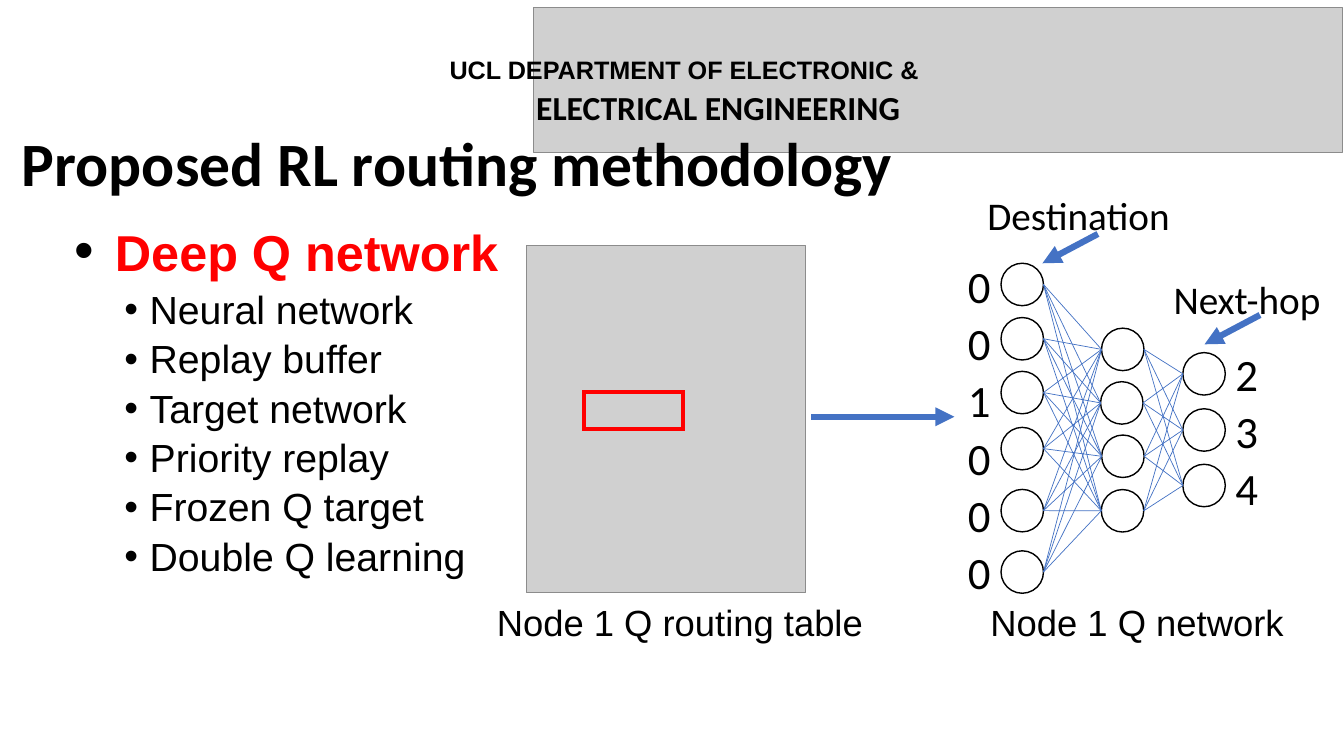
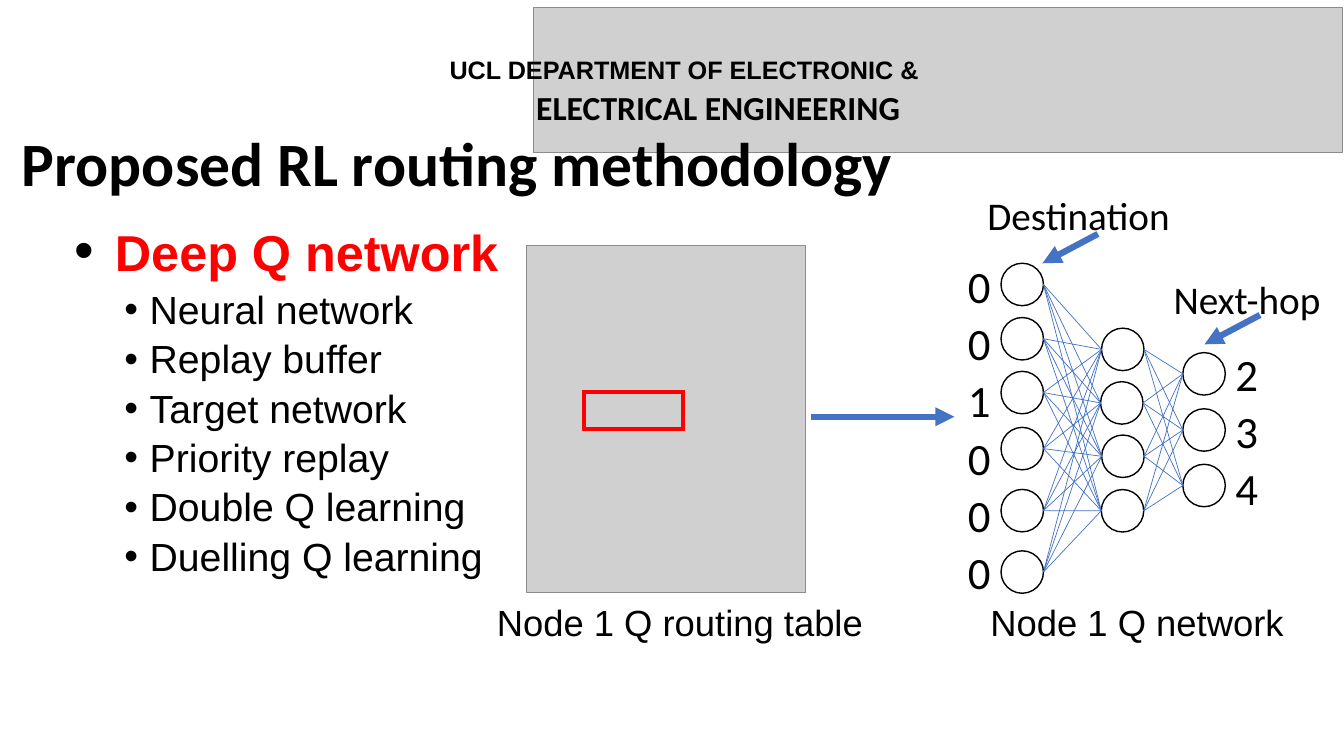
Before and after one commit to JinhaoWu/Msc-Project, a slide deck: slide 9 of presentation.pptx. Drawn at 1344x756 pixels with LibreOffice and Linux fonts; fonts in the diff are those of the drawing; grey boxes stand for pictures. Boxes give left, top, right and bottom in pixels: in the first picture for what was removed or moved away, otherwise in the second. Text is boxed around its words. In the diff, an @@ line names an element or a change of style, - is before the commit and + after.

```diff
--- a/presentation.pptx
+++ b/presentation.pptx
@@ text at (150, 493, 424, 529): paragraph removed @@
-  • Frozen Q target
@@ text at (150, 542, 482, 579): paragraph added @@
+  • Duelling Q learning
```
Also in this commit, not shown: 1 other slide changed, 1 other file.
